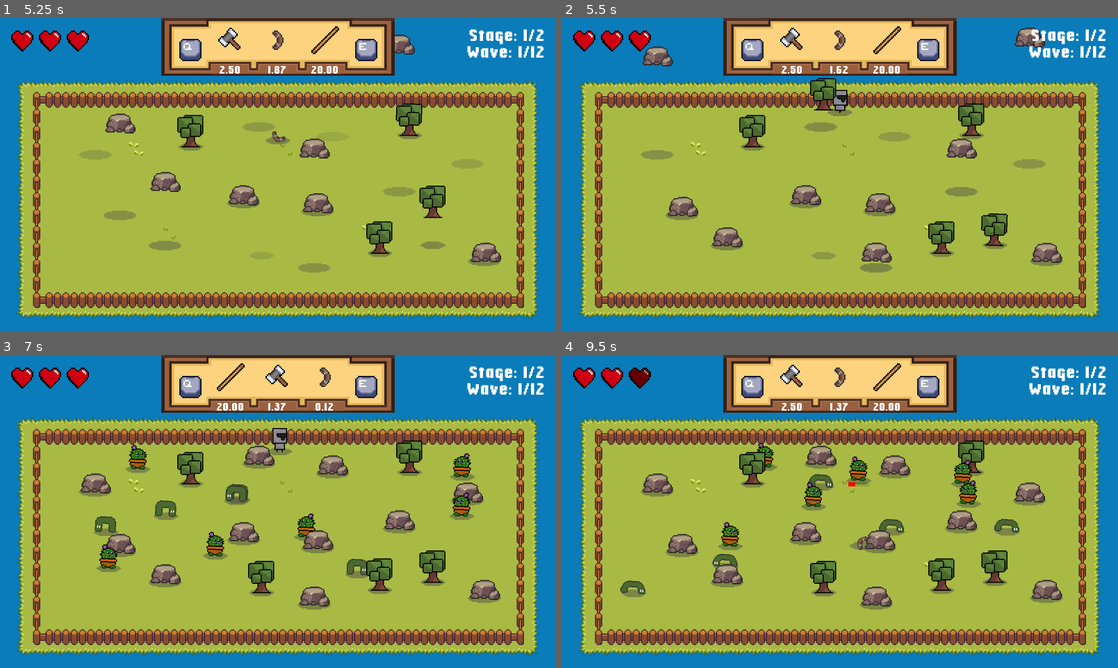
Above: before the commit, frames 1-4 (two rows, left to right).
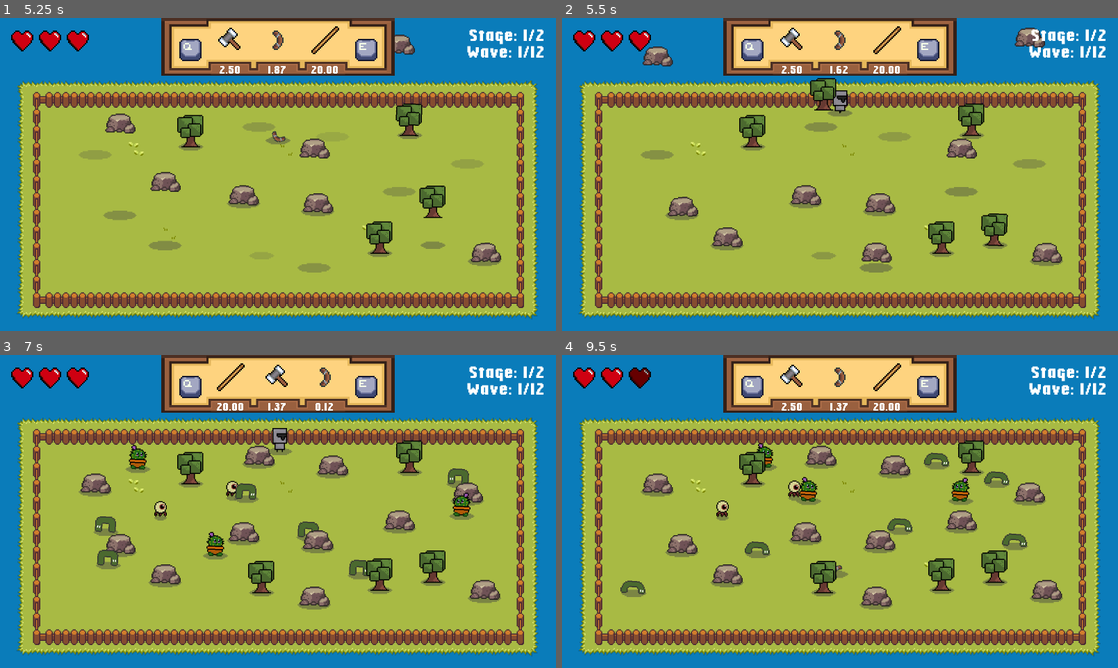
Above: after the commit, the same moments.

Repository: TiltAddictive/air-island
Game: Godot game, scene res://scenes/technical/scene_controller.tscn
Two runs of this game, one before a commit and one after it. Both use one fixed random seed, a clock stepped at 60 frames per second and the inputs below. The engine's default icon, where the game draws it, is replaced by a stand-in: a white triangle on a blue panel in a dark square.
Inputs (mouse positions are in pixels of both pictures, inside the frame that each line leads up to):
- Up to frame 1 (5.25 s): click "New run" at 0.5 s; click "New run" at 1.25 s; click "Settings" at 2 s; tap Enter at 2.75, 4.25 s; move the mouse to (400, 158) at 2.77 s; hold E (choose_right) 2.78-3.53 s; tap Space (attack) at 2.85, 3.5, 3.6, 4.35, 5.1 s; click (400, 158) at 2.92 s; move the mouse to (166, 190) at 3.52 s; hold Down (ui_down) 3.53-4.28 s; move the mouse to (333, 105) at 4.27 s; hold E (choose_right) 4.28-5.03 s; move the mouse to (250, 237) at 5.02 s; hold Up (ui_up) from 5.03 s (still down); click (250, 237) at 5.17 s
- Up to frame 2 (5.5 s): keep holding Up (ui_up)
- Up to frame 3 (7 s): move the mouse to (444, 558) at 5.77 s; release Up (ui_up) at 5.78 s; hold Q (choose_left) from 5.78 s (still down); tap Space (attack) at 5.85, 6.6 s; move the mouse to (111, 464) at 6.52 s
- Up to frame 4 (9.5 s): move the mouse to (867, 511) at 7.27 s; release Q (choose_left) at 7.28 s; hold Down (ui_down) 7.28-8.03 s; tap Space (attack) at 7.35, 8.1, 8.85 s; click (867, 511) at 7.42 s; move the mouse to (756, 433) at 8.02 s; hold E (choose_right) 8.03-8.78 s; move the mouse to (962, 495) at 8.77 s; hold Up (ui_up) from 8.78 s (still down)

Frame 1 is identical in both runs. In frame 2, less than 0.1% of the frame differs, in the area x 47-53%, y 22-32%; in frame 3, 1.5%; in frame 4, 3.3%, in the area x 27-84%, y 28-72%.

Commit message:
EddedTheEyeOfCthulhu

Diff:
--- /dev/null
+++ b/scenes/enemies/tier1/the_eye_of_cthulhu.tscn
@@ -0,0 +1,161 @@
+[gd_scene load_steps=10 format=3 uid="uid://dqx8wevm42epe"]
+
+[ext_resource type="PackedScene" uid="uid://b1f4280rnaacr" path="res://scenes/enemies/default_enemy.tscn" id="1_63qhr"]
+[ext_resource type="Script" path="res://scripts/enemies/tier1/the_eye_of_cthulhu.gd" id="2_1pdn3"]
+[ext_resource type="Texture2D" uid="uid://cwnlgs467f2nl" path="res://resourses/sprites/enemies/the_eye_of_cthulhu.png" id="3_hj6c0"]
+
+[sub_resource type="Animation" id="Animation_s3hdc"]
+length = 0.001
+tracks/0/type = "value"
+tracks/0/imported = false
+tracks/0/enabled = true
+tracks/0/path = NodePath("Sprite:frame")
+tracks/0/interp = 1
+tracks/0/loop_wrap = true
+tracks/0/keys = {
+"times": PackedFloat32Array(0),
+"transitions": PackedFloat32Array(1),
+"update": 1,
+"values": [0]
+}
+tracks/1/type = "value"
+tracks/1/imported = false
+tracks/1/enabled = true
+tracks/1/path = NodePath("../AttackAreaNode/AttackArea2D/CollisionShape2D:position")
+tracks/1/interp = 1
+tracks/1/loop_wrap = true
+tracks/1/keys = {
+"times": PackedFloat32Array(0),
+"transitions": PackedFloat32Array(1),
+"update": 0,
+"values": [Vector2(0, -21)]
+}
+tracks/2/type = "value"
+tracks/2/imported = false
+tracks/2/enabled = true
+tracks/2/path = NodePath("Sprite:position")
+tracks/2/interp = 1
+tracks/2/loop_wrap = true
+tracks/2/keys = {
+"times": PackedFloat32Array(0),
+"transitions": PackedFloat32Array(1),
+"update": 0,
+"values": [Vector2(0, 13)]
+}
+
+[sub_resource type="Animation" id="Animation_xw8tl"]
+resource_name = "idle"
+tracks/0/type = "value"
+tracks/0/imported = false
+tracks/0/enabled = true
+tracks/0/path = NodePath("Sprite:frame")
+tracks/0/interp = 1
+tracks/0/loop_wrap = true
+tracks/0/keys = {
+"times": PackedFloat32Array(0, 0.5),
+"transitions": PackedFloat32Array(1, 1),
+"update": 1,
+"values": [1, 0]
+}
+tracks/1/type = "value"
+tracks/1/imported = false
+tracks/1/enabled = true
+tracks/1/path = NodePath("Sprite:position")
+tracks/1/interp = 1
+tracks/1/loop_wrap = true
+tracks/1/keys = {
+"times": PackedFloat32Array(0, 0.5, 1),
+"transitions": PackedFloat32Array(1, 1, 1),
+"update": 0,
+"values": [Vector2(0, 13), Vector2(0, 11), Vector2(0, 13)]
+}
+
+[sub_resource type="Animation" id="Animation_prl23"]
+resource_name = "start_impuilse"
+length = 0.6
+tracks/0/type = "value"
+tracks/0/imported = false
+tracks/0/enabled = true
+tracks/0/path = NodePath("Sprite:frame")
+tracks/0/interp = 1
+tracks/0/loop_wrap = true
+tracks/0/keys = {
+"times": PackedFloat32Array(0, 0.2, 0.6),
+"transitions": PackedFloat32Array(1, 1, 1),
+"update": 1,
+"values": [0, 1, 2]
+}
+tracks/1/type = "value"
+tracks/1/imported = false
+tracks/1/enabled = true
+tracks/1/path = NodePath("../AttackAreaNode/AttackArea2D/CollisionShape2D:position")
+tracks/1/interp = 1
+tracks/1/loop_wrap = true
+tracks/1/keys = {
+"times": PackedFloat32Array(0, 0.6),
+"transitions": PackedFloat32Array(1, 1),
+"update": 0,
+"values": [Vector2(0, -21), Vector2(0, -20)]
+}
+tracks/2/type = "method"
+tracks/2/imported = false
+tracks/2/enabled = true
+tracks/2/path = NodePath("..")
+tracks/2/interp = 1
+tracks/2/loop_wrap = true
+tracks/2/keys = {
+"times": PackedFloat32Array(0.6),
+"transitions": PackedFloat32Array(1),
+"values": [{
+"args": [],
+"method": &"set_impulse_to_player"
+}]
+}
+
+[sub_resource type="AnimationLibrary" id="AnimationLibrary_1f3aa"]
+_data = {
+"RESET": SubResource("Animation_s3hdc"),
+"idle": SubResource("Animation_xw8tl"),
+"start_impuilse": SubResource("Animation_prl23")
+}
+
+[sub_resource type="CircleShape2D" id="CircleShape2D_118l0"]
+radius = 10.0499
+
+[sub_resource type="CapsuleShape2D" id="CapsuleShape2D_25deg"]
+radius = 4.0
+height = 20.0
+
+[node name="TheEyeOfCthulhu" instance=ExtResource("1_63qhr")]
+script = ExtResource("2_1pdn3")
+COLLISION_POWER = 0.7
+IMPULSE_WAIT_TIME_SEC = 3.0
+SPEED_FOR_IDLE_ANIMATION = 20.0
+SPEED = 250.0
+
+[node name="Sprite" parent="RotationalPart" index="0"]
+position = Vector2(0, 13)
+scale = Vector2(1, 1)
+texture = ExtResource("3_hj6c0")
+hframes = 3
+
+[node name="AnimationPlayer" type="AnimationPlayer" parent="RotationalPart/Sprite" index="0"]
+root_node = NodePath("../..")
+libraries = {
+"": SubResource("AnimationLibrary_1f3aa")
+}
+autoplay = "idle"
+
+[node name="CollisionShape2D" type="CollisionShape2D" parent="AttackAreaNode/AttackArea2D" index="0"]
+position = Vector2(0, -21)
+shape = SubResource("CircleShape2D_118l0")
+
+[node name="Collision" parent="." index="4"]
+position = Vector2(0, -11)
+rotation = 4.71239
+shape = SubResource("CapsuleShape2D_25deg")
+
+[node name="SlideWaitTimer" type="Timer" parent="Timers" index="2"]
+
+[connection signal="animation_finished" from="RotationalPart/Sprite/AnimationPlayer" to="." method="_on_animation_player_animation_finished"]
+[connection signal="timeout" from="Timers/SlideWaitTimer" to="." method="_on_slide_wait_timer_timeout"]
--- a/scenes/player/player.tscn
+++ b/scenes/player/player.tscn
@@ -291,7 +291,7 @@
 
 [sub_resource type="CapsuleShape2D" id="CapsuleShape2D_yfv46"]
 radius = 5.0
-height = 32.0
+height = 18.0
 
 [node name="Player" type="CharacterBody2D"]
 process_mode = 3
@@ -322,7 +322,7 @@
 }
 
 [node name="Collision" type="CollisionShape2D" parent="."]
-position = Vector2(0, -5)
+position = Vector2(0, -6)
 rotation = 1.5708
 shape = SubResource("CapsuleShape2D_yfv46")
 
--- /dev/null
+++ b/scripts/enemies/tier1/the_eye_of_cthulhu.gd
@@ -0,0 +1,44 @@
+extends DefaultEnemy
+
+@export var COLLISION_POWER = 0.9
+@export var IMPULSE_WAIT_TIME_SEC: float = 3
+@onready var slide_wait_timer: Timer = $Timers/SlideWaitTimer
+@export var SPEED_FOR_IDLE_ANIMATION: float = 20
+
+func _ready() -> void:
+	super._ready()
+	slide_wait_timer.wait_time = IMPULSE_WAIT_TIME_SEC
+	slide_wait_timer.start()
+	$ShadowPoint/Shadow.set_shadow_size(0)
+
+func _physics_process(delta: float) -> void:
+	super._physics_process(delta)
+	move_and_slide()
+
+
+func calc_animation():
+	if velocity == Vector2.ZERO and animation_player.current_animation != "start_impuilse":
+		animation_player.play("idle")
+
+
+func calc_move(delta: float) -> void:
+	velocity *= (1.0 - COLLISION_POWER) ** delta
+	if velocity.length() >= SPEED_FOR_IDLE_ANIMATION:
+		slide_wait_timer.start()
+		return
+	velocity = Vector2.ZERO
+
+
+func set_impulse_to_player():
+	player_position = get_player_position()
+	direction = (player_position - global_position).normalized()
+	velocity = direction * SPEED
+
+
+func _on_slide_wait_timer_timeout() -> void:
+	animation_player.play("start_impuilse")
+
+
+func _on_animation_player_animation_finished(anim_name: StringName) -> void:
+	if anim_name == "idle" and slide_wait_timer.time_left != 0:
+		animation_player.play("idle")
--- a/scripts/global/constants_global.gd
+++ b/scripts/global/constants_global.gd
@@ -40,7 +40,6 @@
 
 func switch_language():
 	current_language_index = (current_language_index + 1) % languages.size()
-	print("languages[current_language_index] ", languages[current_language_index])
 	TranslationServer.set_locale(AVAILABLE_LANGUAGES[languages[current_language_index]])
 
 
--- a/scripts/levels/main_level.gd
+++ b/scripts/levels/main_level.gd
@@ -73,7 +73,6 @@
 
 
 func run_ends():
-	print("RUN ENDS")
 	enemy_wave_manager.waiting = false
 	run_progress_data.delete_save_file()
 	get_tree().paused = false
--- a/scripts/technical/enemy_wave_manager.gd
+++ b/scripts/technical/enemy_wave_manager.gd
@@ -30,6 +30,7 @@
 	"tier1": [
 		preload("res://scenes/enemies/tier1/navigation_enemy.tscn"),
 		preload("res://scenes/enemies/tier1/walker.tscn"),
+		preload("res://scenes/enemies/tier1/the_eye_of_cthulhu.tscn"),
 	],
 	"tier2": [
 		preload("res://scenes/enemies/tier2/explosive_wizard.tscn"),
--- a/scripts/technical/save_run_progress.gd
+++ b/scripts/technical/save_run_progress.gd
@@ -57,9 +57,7 @@
 
 func load_from_json(save_data):
 	var loaded_weapons: Array[PackedScene] = []
-	print("loaded_weapons: ", loaded_weapons)
 	for path in save_data["weapons"]:
-		print("path: ", path)
 		var scene = load(path)
 		if scene:
 			loaded_weapons.append(scene)
--- a/scripts/ui/main_menu.gd
+++ b/scripts/ui/main_menu.gd
@@ -5,7 +5,6 @@
 
 func _ready() -> void:
 	load_localization()
-	print("Main Menu loaded!")
 	$BlurLayer/CenterContainer/VBoxContainer/ContinueRunButton.grab_focus()
 	if run_progress_data.check_save_files_exists():
 		return
Binary file added: resourses/sprites/enemies/the_eye_of_cthulhu.png
Not shown: 1 places in scenes/enemies/bosses/fly_boss.tscn that only renumber resources
Not shown: 1 places in scenes/enemies/default_enemy.tscn that only renumber resources
Not shown: 1 places in scenes/enemies/technical/bomb.tscn that only renumber resources
Not shown: 1 places in scenes/enemies/tier2/walker_shooter.tscn that only renumber resources
Not shown: 1 places in scenes/player/player.tscn that only renumber resources
Not shown: 1 places in scenes/technical/enemy_wave_manager.tscn that only renumber resources
